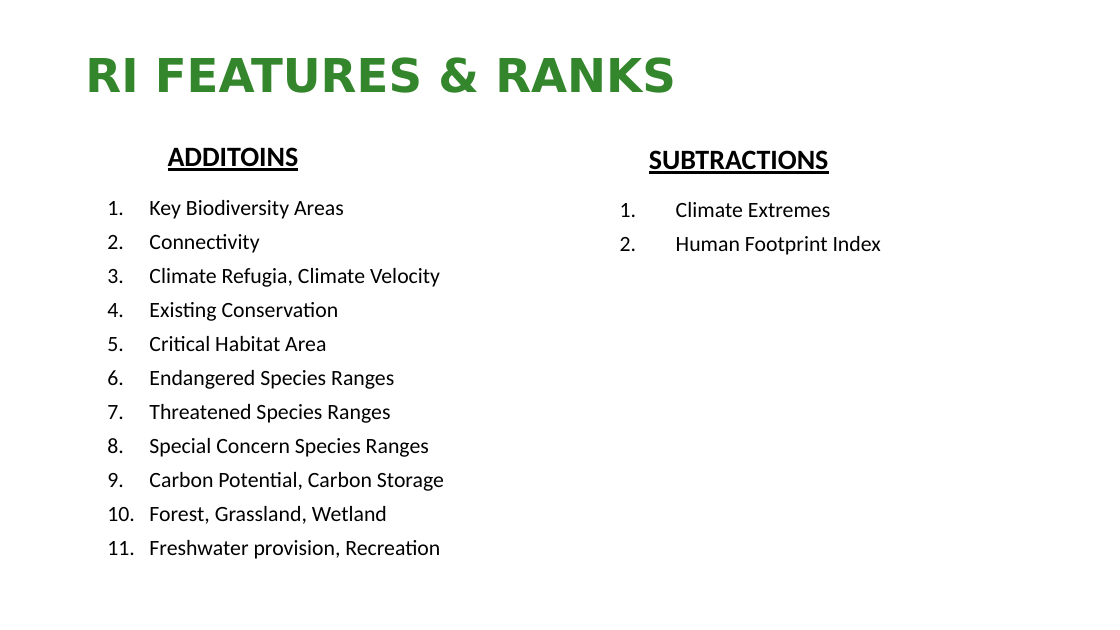
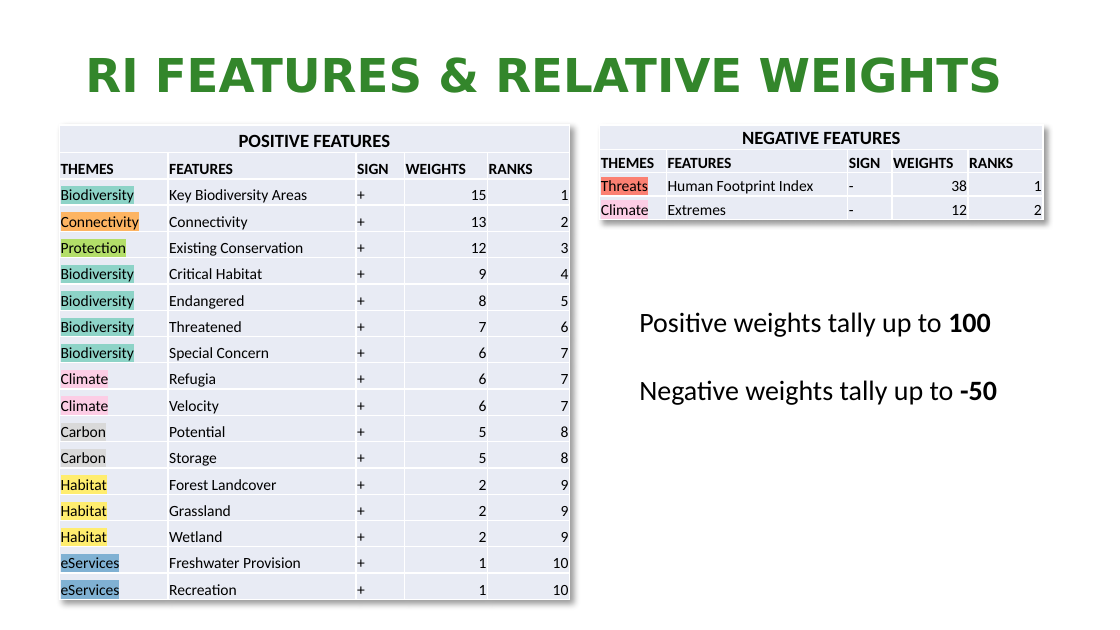
Before and after one commit to NCC-CNC/RI-proto, a slide deck: slide 4 of www/RI_GUIDE.pptx. Drawn at 1120x630 pixels with LibreOffice and Linux fonts; fonts in the diff are those of the drawing; background and template pictures are left out. Boxes give left, top, right and bottom in pixels: in the first picture for what was removed or moved away, otherwise in the second. Text is boxed around its words. In the diff, an @@ line names an element or a change of style, - is before the commit and + after.

```diff
--- a/www/RI_GUIDE.pptx
+++ b/www/RI_GUIDE.pptx
@@ title at <box>85,57,1002,93</box>: text changed @@
-RI FEATURES & RANKS
+RI FEATURES & RELATIVE WEIGHTS
@@ table added at <box>59,125,569,603</box>, 18 rows, 5 columns @@
+POSITIVE FEATURES |  |  |  | 
+THEMES | FEATURES | SIGN | WEIGHTS | RANKS
+Biodiversity | Key Biodiversity Areas | + | 15 | 1
+Connectivity | Connectivity | + | 13 | 2
+Protection | Existing Conservation | + | 12 | 3
+Biodiversity | Critical Habitat | + | 9 | 4
+Biodiversity | Endangered | + | 8 | 5
+Biodiversity | Threatened | + | 7 | 6
+Biodiversity | Special Concern | + | 6 | 7
+Climate | Refugia | + | 6 | 7
+Climate | Velocity | + | 6 | 7
+Carbon | Potential | + | 5 | 8
+Carbon | Storage | + | 5 | 8
+Habitat | Forest Landcover | + | 2 | 9
+Habitat | Grassland | + | 2 | 9
+Habitat | Wetland | + | 2 | 9
+eServices | Freshwater Provision | + | 1 | 10
+eServices | Recreation | + | 1 | 10
@@ text removed at <box>168,147,299,171</box> @@
-ADDITOINS
@@ table added at <box>599,125,1044,220</box>, 4 rows, 5 columns @@
+NEGATIVE FEATURES |  |  |  | 
+THEMES | FEATURES | SIGN | WEIGHTS | RANKS
+Threats | Human Footprint Index | - | 38 | 1
+Climate | Extremes | - | 12 | 2
@@ text removed at <box>649,150,829,174</box> @@
-SUBTRACTIONS
@@ text removed at <box>149,200,444,559</box> @@
-1. Key Biodiversity Areas
-2. Connectivity
-3. Climate Refugia, Climate Velocity
-4. Existing Conservation
-5. Critical Habitat Area
-6. Endangered Species Ranges
-7. Threatened Species Ranges
-8. Special Concern Species Ranges
-9. Carbon Potential, Carbon Storage
-10. Forest, Grassland, Wetland
-11. Freshwater provision, Recreation
@@ text removed at <box>676,202,881,255</box> @@
-1. Climate Extremes
-2. Human Footprint Index
@@ text added at <box>639,312,997,405</box>, 18 pt, text #000000 @@
+Positive weights tally up to 100
+Negative weights tally up to -50
```
Also in this commit, not shown: 5 other slides changed, 3 other files.
